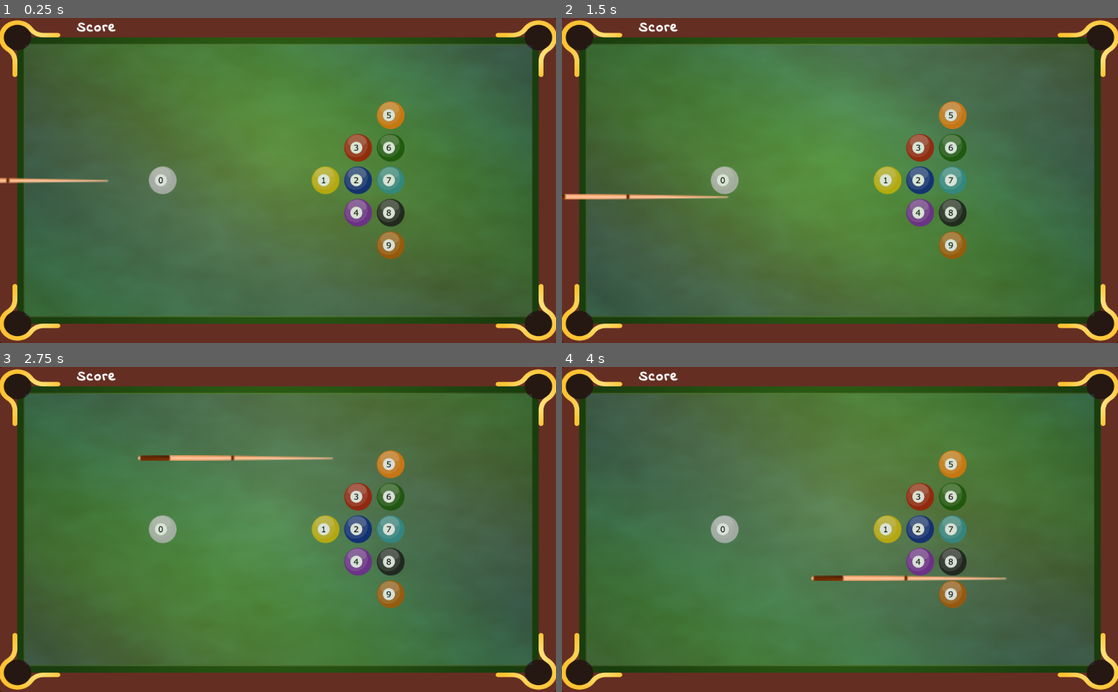
Above: before the commit, frames 1-4 (two rows, left to right).
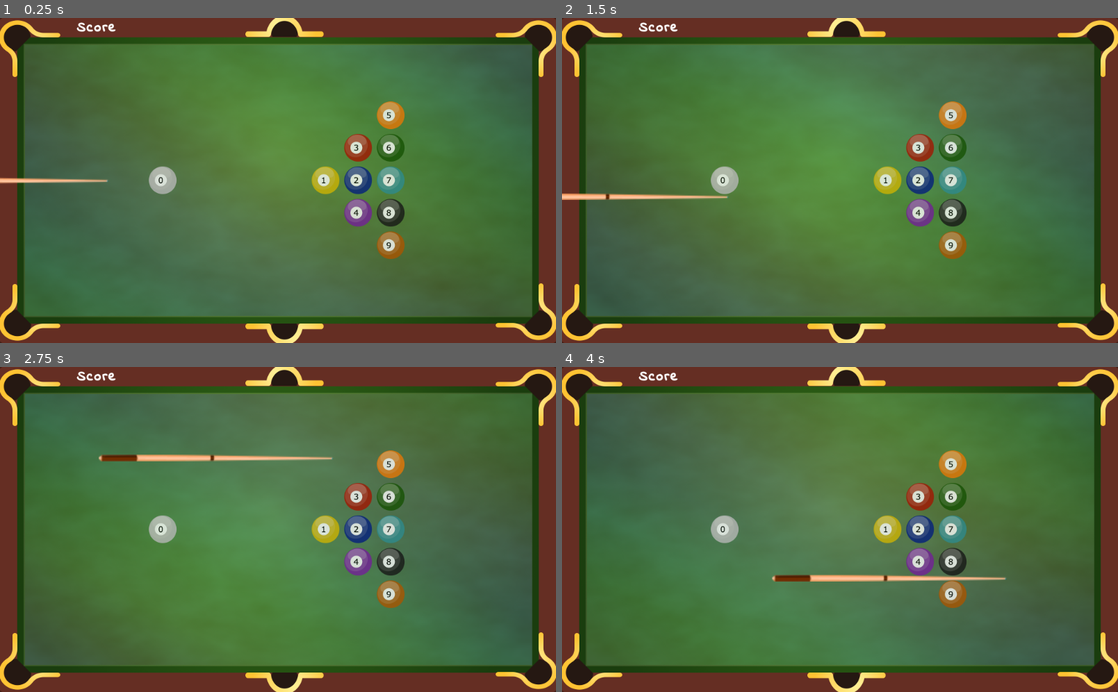
Above: after the commit, the same moments.

Repository: AlbertoPachecoDev/Fisica2D
Game: Godot game, scene res://Global.tscn
Two runs of this game, one before a commit and one after it. Both use one fixed random seed, a clock stepped at 60 frames per second and the inputs below. Sound files missing from this copy of the repository are replaced by a short silence.
Inputs (mouse positions are in pixels of both pictures, inside the frame that each line leads up to):
- Up to frame 1 (0.25 s): no input
- Up to frame 2 (1.5 s): tap Enter at 0.5 s; move the mouse to (962, 164) at 0.52 s; press the mouse at (962, 164) at 0.53 s; tap Space at 1.25 s; move the mouse to (728, 196) at 1.27 s; release the mouse at (728, 196) at 1.28 s; click (728, 196) at 1.35 s
- Up to frame 3 (2.75 s): tap Enter at 2 s; move the mouse to (333, 458) at 2.02 s; press the mouse at (333, 458) at 2.03 s
- Up to frame 4 (4 s): tap Space at 2.75 s; move the mouse to (812, 594) at 2.77 s; release the mouse at (812, 594) at 2.78 s; click (812, 594) at 2.85 s; tap Enter at 3.5 s; move the mouse to (1006, 578) at 3.52 s; press the mouse at (1006, 578) at 3.53 s

The runs differ from the first frame. In frame 1, 1.3% of the frame differs, in the area x 0-100%, y 0-100%; in frame 2, 1.3%; in frame 3, 1.6%; in frame 4, 1.6%.

Commit message:
Ver 0.75 New table & cue sprites
Bigger cue image
6 holes table image & collision detection

Diff:
--- a/table.tscn
+++ b/table.tscn
@@ -58,7 +58,7 @@
 bounce = 0.5
 
 [sub_resource type="CircleShape2D" id=6]
-radius = 30.0
+radius = 24.0
 
 [node name="table" type="Area2D"]
 collision_mask = 2
@@ -85,7 +85,7 @@
 "_edit_use_anchors_": false
 }
 
-[node name="top" type="StaticBody2D" parent="." groups=[
+[node name="top1" type="StaticBody2D" parent="." groups=[
 "table",
 ]]
 collision_mask = 2
@@ -94,9 +94,26 @@
 "_edit_lock_": true
 }
 
-[node name="segment" type="CollisionPolygon2D" parent="top"]
+[node name="segment" type="CollisionPolygon2D" parent="top1"]
+position = Vector2( -84.9092, 2 )
+scale = Vector2( 0.609792, 1 )
 build_mode = 1
-polygon = PoolVector2Array( 56, 0, 80, 32, 944, 32, 968, 0 )
+polygon = PoolVector2Array( 205, 0, 260, 32, 940, 32, 970, 0 )
+
+[node name="top2" type="StaticBody2D" parent="." groups=[
+"table",
+]]
+collision_mask = 2
+physics_material_override = SubResource( 5 )
+__meta__ = {
+"_edit_lock_": true
+}
+
+[node name="segment" type="CollisionPolygon2D" parent="top2"]
+position = Vector2( 510.339, 2 )
+scale = Vector2( 0.588967, 1 )
+build_mode = 1
+polygon = PoolVector2Array( 55, 0, 85, 32, 750, 32, 805, 0 )
 
 [node name="left" type="StaticBody2D" parent="." groups=[
 "table",
@@ -109,7 +126,7 @@
 
 [node name="segment" type="CollisionPolygon2D" parent="left"]
 build_mode = 1
-polygon = PoolVector2Array( 0, 64, 32, 80, 32, 520, 0, 536 )
+polygon = PoolVector2Array( 0, 48, 32, 75, 32, 528, 0, 550 )
 
 [node name="right" type="StaticBody2D" parent="." groups=[
 "table",
@@ -121,11 +138,12 @@
 }
 
 [node name="segment" type="CollisionPolygon2D" parent="right"]
-position = Vector2( 992, -16 )
+position = Vector2( 992, 1.08309 )
+scale = Vector2( 1, 0.994519 )
 build_mode = 1
-polygon = PoolVector2Array( 0, 96, 32, 80, 32, 552, 0, 528 )
+polygon = PoolVector2Array( 0, 75, 32, 48, 32, 550, 0, 528 )
 
-[node name="bottom" type="StaticBody2D" parent="." groups=[
+[node name="bottom1" type="StaticBody2D" parent="." groups=[
 "table",
 ]]
 collision_mask = 2
@@ -134,25 +152,47 @@
 "_edit_lock_": true
 }
 
-[node name="segment" type="CollisionPolygon2D" parent="bottom"]
-position = Vector2( -8, 568 )
+[node name="segment" type="CollisionPolygon2D" parent="bottom1"]
+position = Vector2( -14, 565 )
 build_mode = 1
-polygon = PoolVector2Array( 88, 0, 64, 32, 976, 32, 952, 0 )
+polygon = PoolVector2Array( 90, 0, 60, 32, 518, 32, 504, 0 )
+
+[node name="bottom2" type="StaticBody2D" parent="." groups=[
+"table",
+]]
+collision_mask = 2
+physics_material_override = SubResource( 5 )
+__meta__ = {
+"_edit_lock_": true
+}
+
+[node name="segment" type="CollisionPolygon2D" parent="bottom2"]
+position = Vector2( 411, 565 )
+build_mode = 1
+polygon = PoolVector2Array( 150, 0, 130, 32, 570, 32, 540, 0 )
 
 [node name="hoyo1" type="CollisionShape2D" parent="."]
-position = Vector2( 16, 16 )
+position = Vector2( 12.2396, 12.9917 )
 shape = SubResource( 6 )
 
 [node name="hoyo2" type="CollisionShape2D" parent="."]
-position = Vector2( 1008, 16 )
+position = Vector2( 1011.01, 12.9917 )
 shape = SubResource( 6 )
 
 [node name="hoyo3" type="CollisionShape2D" parent="."]
-position = Vector2( 16, 584 )
+position = Vector2( 9.23135, 587.76 )
 shape = SubResource( 6 )
 
 [node name="hoyo4" type="CollisionShape2D" parent="."]
-position = Vector2( 1008, 584 )
+position = Vector2( 1016.27, 586.256 )
+shape = SubResource( 6 )
+
+[node name="hoyo5" type="CollisionShape2D" parent="."]
+position = Vector2( 524, -4 )
+shape = SubResource( 6 )
+
+[node name="hoyo6" type="CollisionShape2D" parent="."]
+position = Vector2( 524, 605.256 )
 shape = SubResource( 6 )
 
 [connection signal="body_entered" from="." to="." method="_on_table_body_entered"]
--- a/taco.gd
+++ b/taco.gd
@@ -28,6 +28,8 @@
 https://docs.godotengine.org/en/stable/tutorials/physics/using_kinematic_body_2d.html
 https://docs.godotengine.org/en/stable/tutorials/math/vector_math.html
 
+@todo: impulse f(topped-magnitude) then reduce 0.1 each frame
+
 """
 
 extends KinematicBody2D
@@ -37,7 +39,7 @@
 
 var drag_start = Vector2(200,300)
 var    impulse = Vector2.ZERO
-var     state  = BallState.OFF
+var     state  = BallState.OFF # object state
 export  var speed  = 10 # Player movement speed
 onready var offset = Vector2(-width()/2, 0)
 
@@ -48,7 +50,7 @@
 	# warning-ignore:return_value_discarded
 	get_parent().connect("reset", self, "_reset")
 
-func change_state(st):
+func change_state(st): # transiciones estado
 	state = st
 	# print("State: ", state)
 	match state:
@@ -86,7 +88,7 @@
 	var position = get_viewport().get_mouse_position()
 	if Input.is_action_pressed("click"): # dragging?
 		if state == BallState.DRAG: # moving
-			rotation = drag_start.angle_to_point(position)
+			set_rotation(drag_start.angle_to_point(position))
 			set_position(position)
 		else: # start
 			drag_start = position
@@ -99,13 +101,14 @@
 func _physics_process(delta):
 	if state == BallState.SHOT:
 		var movement = impulse * delta * -1 # reversed
-		#print(movement.length())
 		movement = movement.clamped(MaxVel)
 		print(movement.length())
-		var collision = move_and_collide(movement) #(Vector2(100,0)) #(movement)
-		if collision:
-			# impulse = impulse.bounce()
-			print("I collide! ", collision.collider.name)
+		#var collision = move_and_collide(movement) # movement
+		# warning-ignore:return_value_discarded
+		move_and_collide(movement) # movement
+#		if collision:
+#			# impulse = impulse.bounce()
+#			print("I collide! ", collision.collider.name)
 
 func _on_del_cue_timeout():
 	change_state(BallState.MOVING)
--- a/taco.tscn
+++ b/taco.tscn
@@ -1,6 +1,6 @@
 [gd_scene load_steps=4 format=2]
 
-[ext_resource path="res://images/taco.png" type="Texture" id=1]
+[ext_resource path="res://images/cue.png" type="Texture" id=1]
 [ext_resource path="res://taco.gd" type="Script" id=2]
 
 [sub_resource type="RectangleShape2D" id=1]
@@ -8,6 +8,7 @@
 
 [node name="taco" type="KinematicBody2D"]
 position = Vector2( -2.87019, 3.58774 )
+input_pickable = true
 collision_layer = 4
 collision_mask = 2
 script = ExtResource( 2 )
Binary file added: images/cue.png
Not shown, changed: images/cue.png.import
Binary file changed: images/pool-table.png
Binary file removed: images/taco.png
